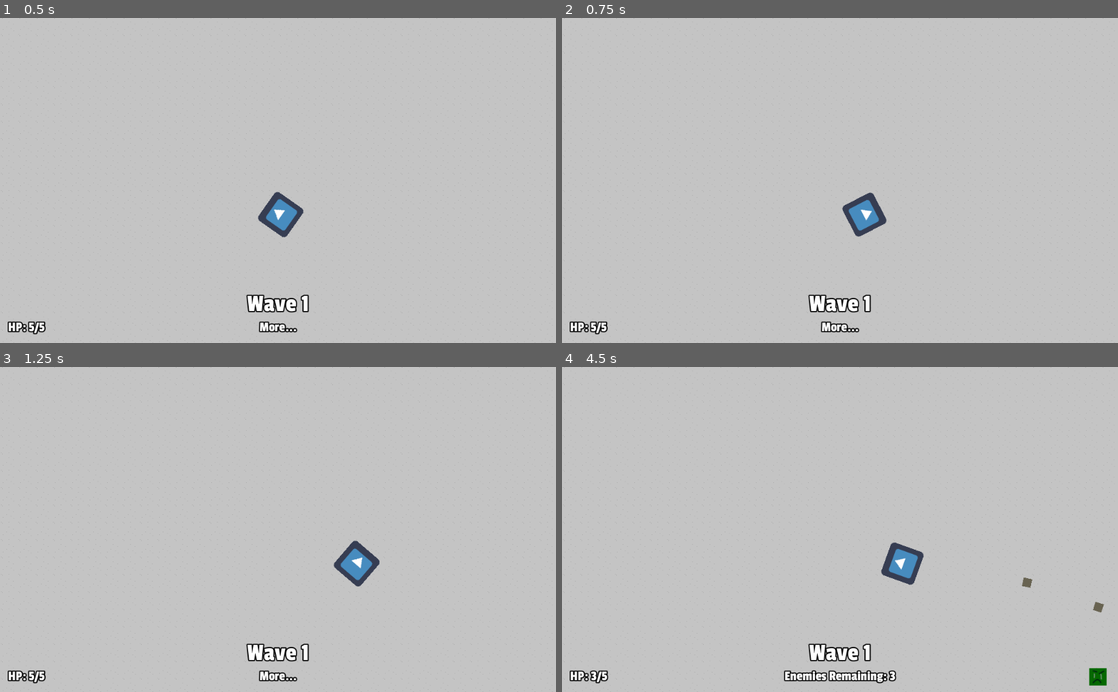
Above: before the commit, frames 1-4 (two rows, left to right).
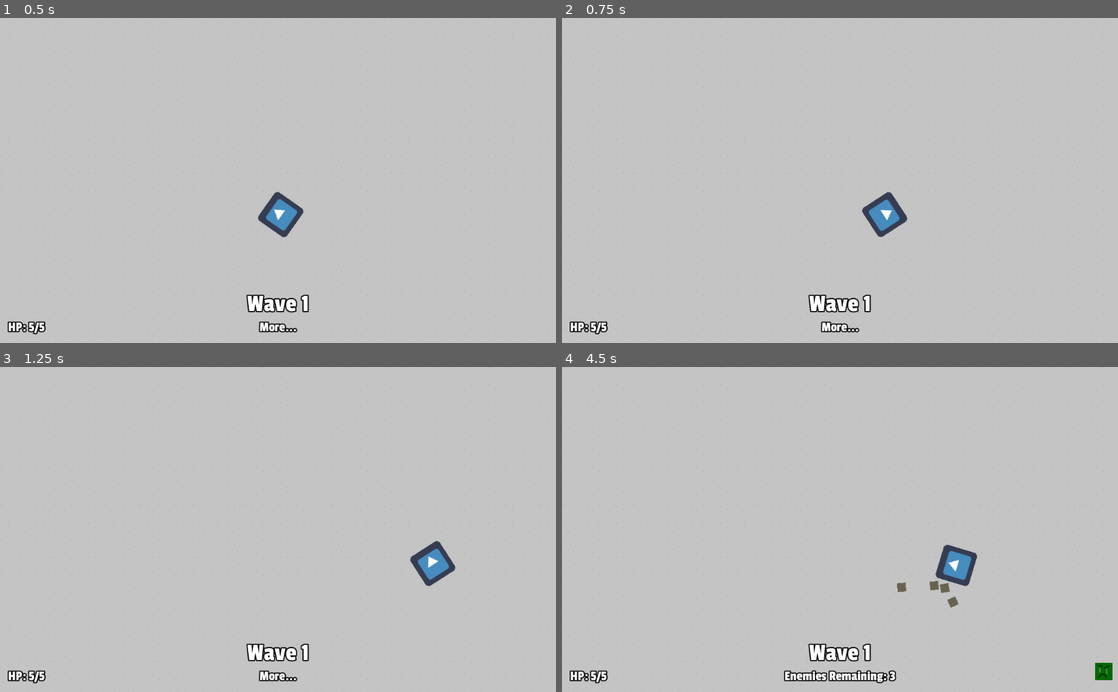
Above: after the commit, the same moments.

Repository: stuson/go-godot-4-game-jam
Game: Godot game, scene res://stages/Level.tscn
The game is run twice, just before and just after one commit, with the same random seed, the same clock (stepped at 60 frames per second) and the same inputs. The engine's default icon, where the game draws it, is replaced by a stand-in: a white triangle on a blue panel in a dark square.
Inputs (mouse positions are in pixels of both pictures, inside the frame that each line leads up to):
- Up to frame 1 (0.5 s): no input
- Up to frame 2 (0.75 s): tap Enter at 0.5 s; move the mouse to (962, 164) at 0.52 s; hold D (move_right) from 0.53 s (still down); tap Space (roll, bound only after the commit) at 0.6 s
- Up to frame 3 (1.25 s): keep holding D (move_right)
- Up to frame 4 (4.5 s): move the mouse to (728, 545) at 1.27 s; release D (move_right) at 1.28 s; hold S (move_down) 1.28-2.03 s; click (728, 545) at 1.35 s; tap Space (roll, bound only after the commit) at 1.55, 2.1, 2.85, 3.8, 4.35 s; move the mouse to (895, 458) at 2.02 s; hold D (move_right) 2.03-2.78 s; move the mouse to (812, 594) at 2.77 s; hold W (move_up) 2.78-3.53 s; move the mouse to (1006, 578) at 3.52 s; press the mouse at (1006, 578) at 3.53 s; hold A (move_left) from 3.53 s (still down); move the mouse to (673, 480) at 4.27 s; release the mouse at (673, 480) at 4.28 s

Frame 1 is identical in both runs. In frame 2, 1.0% of the frame differs, in the area x 50-63%, y 53-68%; in frame 3, 1.3%; in frame 4, 1.9%, in the area x 5-99%, y 53-99%.

Commit message:
Add rolling

Diff:
--- a/characters/player/Player.gd
+++ b/characters/player/Player.gd
@@ -1,13 +1,17 @@
 extends KinematicBody2D
 
 var speed = 200
+var roll_speed = 600
 var direction: Vector2
 var velocity = Vector2.ZERO
 var equipped_weapon
 var knockback_velocity = Vector2.ZERO
 var invincible = false
+var rolling = false
+var roll_velocity = Vector2.ZERO
 
-onready var invincibility_timer = $OnHitInvicibilityTimer
+onready var on_hit_invincibility_timer = $OnHitInvicibilityTimer
+onready var roll_timer = $RollTimer
 
 export(PackedScene) var StartingWeapon
 
@@ -27,8 +31,14 @@
     if Input.is_action_pressed("move_down"):
         direction.y += 1
 
-    velocity = direction.normalized() * speed
-    velocity += get_knockback(delta)
+    if not rolling and Input.is_action_just_pressed("roll"):
+        start_roll()
+
+    if rolling:
+        velocity = get_roll_velocity()
+    else:
+        velocity = direction.normalized() * speed
+        velocity += get_knockback(delta)
     move_and_slide(velocity)
 
     # Look
@@ -37,6 +47,17 @@
     # Attack
     if Input.is_action_pressed("attack"):
         equipped_weapon.attack()
+
+func start_roll():
+    rolling = true
+    if direction == Vector2.ZERO:
+        direction = transform.x
+    roll_velocity = direction.normalized() * roll_speed
+    invincible = true
+    roll_timer.start()
+
+func get_roll_velocity() -> Vector2:
+    return lerp(roll_velocity, Vector2.ZERO, 0.2)
 
 func get_knockback(delta) -> Vector2:
     knockback_velocity = lerp(knockback_velocity, Vector2.ZERO, 0.2)
@@ -48,18 +69,25 @@
         var knockback_direction = (global_position - enemy_pos).normalized()
         knockback_velocity = knockback_direction * min(damage, 10) * 1000
         invincible = true
-        invincibility_timer.start()
+        on_hit_invincibility_timer.start()
 
-func _on_Stats_die() -> void:
-    get_tree().quit()
-
-func _on_OnHitInvicibilityTimer_timeout() -> void:
+func end_invincibility() -> void:
     invincible = false
     var enemy_overlaps = $HurtBox.get_overlapping_areas()
     if enemy_overlaps:
         var enemy = enemy_overlaps[0].get_parent()
         take_hit(enemy.damage, enemy.global_position)
 
+func _on_Stats_die() -> void:
+    get_tree().quit()
+
+func _on_OnHitInvicibilityTimer_timeout() -> void:
+    end_invincibility()
+
+func _on_RollTimer_timeout() -> void:
+    rolling = false
+    end_invincibility()
+
 func _on_HurtBox_area_entered(area: Area2D) -> void:
     var enemy = area.get_parent()
     take_hit(enemy.damage, enemy.global_position)
--- a/characters/player/Player.tscn
+++ b/characters/player/Player.tscn
@@ -31,12 +31,18 @@
 one_shot = true
 
 [node name="HurtBox" type="Area2D" parent="."]
+collision_layer = 2
 collision_mask = 4
 
 [node name="CollisionShape2D" type="CollisionShape2D" parent="HurtBox"]
 modulate = Color( 1, 0, 0, 1 )
 shape = SubResource( 3 )
 
+[node name="RollTimer" type="Timer" parent="."]
+wait_time = 0.5
+one_shot = true
+
 [connection signal="die" from="Stats" to="." method="_on_Stats_die"]
 [connection signal="timeout" from="OnHitInvicibilityTimer" to="." method="_on_OnHitInvicibilityTimer_timeout"]
 [connection signal="area_entered" from="HurtBox" to="." method="_on_HurtBox_area_entered"]
+[connection signal="timeout" from="RollTimer" to="." method="_on_RollTimer_timeout"]
--- a/characters/player/weapons/bow/Arrow.gd
+++ b/characters/player/weapons/bow/Arrow.gd
@@ -7,18 +7,18 @@
 var damage
 
 func _ready() -> void:
-	life_timer.start()
+    life_timer.start()
 
 func _physics_process(delta: float) -> void:
-	velocity = transform.x.normalized() * projectile_speed
-	global_translate(velocity * delta)
+    velocity = transform.x.normalized() * projectile_speed
+    global_translate(velocity * delta)
 
 func _on_Timer_timeout() -> void:
-	queue_free()
+    queue_free()
 
 
 func _on_Area2D_body_entered(body: Node) -> void:
-	if body.has_node("Stats"):
-		body.take_hit(damage, transform.x.normalized())
+    if body.has_node("Stats"):
+        body.take_hit(damage, transform.x.normalized())
 
-	queue_free()
+    queue_free()
--- a/project.godot
+++ b/project.godot
@@ -77,6 +77,11 @@
 "events": [ Object(InputEventMouseButton,"resource_local_to_scene":false,"resource_name":"","device":0,"alt":false,"shi …(212 unchanged characters)…
  ]
 }
+roll={
+"deadzone": 0.5,
+"events": [ Object(InputEventKey,"resource_local_to_scene":false,"resource_name":"","device":0,"alt":false,"shift":false,"control":false,"meta":false,"command":false,"pressed":false,"scancode":0,"physical_scancode":32,"unicode":0,"echo":false,"script":null)
+ ]
+}
 
 [layer_names]
 
